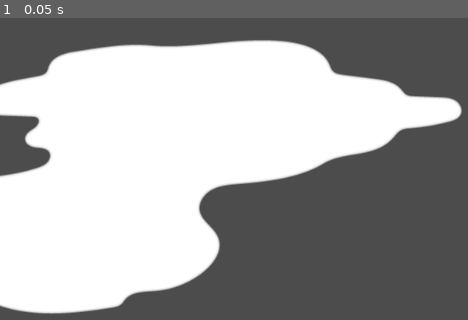
Above: before the commit, frame 1.
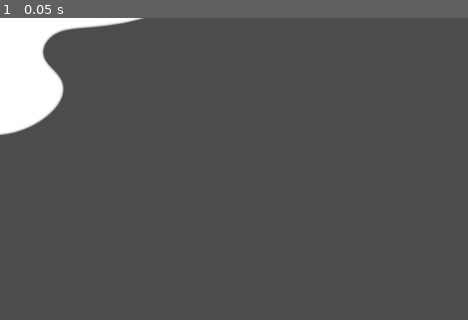
Above: after the commit, the same moment.

Repository: mellowminx/demo-2023
Game: Godot game, scene res://Node2D.tscn
The game is run twice, just before and just after one commit, with the same random seed, the same clock (stepped at 60 frames per second) and the same inputs. The project has no main scene, so this scene is started directly.
Inputs:
- Up to frame 1 (0.05 s): no input

The runs differ from the first frame. In frame 1, 53% of the frame differs, in the area x 0-99%, y 0-99%.

Commit message:
polygon shape demo notes

Diff:
--- a/project/Icon.gd
+++ b/project/Icon.gd
@@ -4,12 +4,12 @@
 ### https://ask.godotengine.org/49947/automatically-create-collisionpolygon2d-gdnative-gdscript
 ### https://ask.godotengine.org/98607/opaque_to_polygons-gives-empty-array-as-input
 ###
-### this seems to work fine even if the Sprite node is not a child of a StaticBody2D node
-### however if the
+### this seems to work fine even if the Sprite node is not a child of a StaticBody2D or KinematicBody2D node
+### however, it's better to make the Sprite a child node of a StaticBody2D or KinematicBody2D node
+### so that you can reposition the parent node and have the Sprite and CollisionPolygon just follow
 
 func _ready():
 	_create_collision_polygon()
-	get_parent().position = Vector2(200,200)
 
 func _create_collision_polygon():
 		var bm = BitMap.new()
--- a/project/Node2D.tscn
+++ b/project/Node2D.tscn
@@ -5,8 +5,8 @@
 
 [node name="Node2D" type="Node2D"]
 
-[node name="KinematicBody2D" type="KinematicBody2D" parent="."]
+[node name="StaticBody2D" type="StaticBody2D" parent="."]
 
-[node name="Sprite" type="Sprite" parent="KinematicBody2D"]
+[node name="Sprite" type="Sprite" parent="StaticBody2D"]
 texture = ExtResource( 3 )
 script = ExtResource( 1 )
